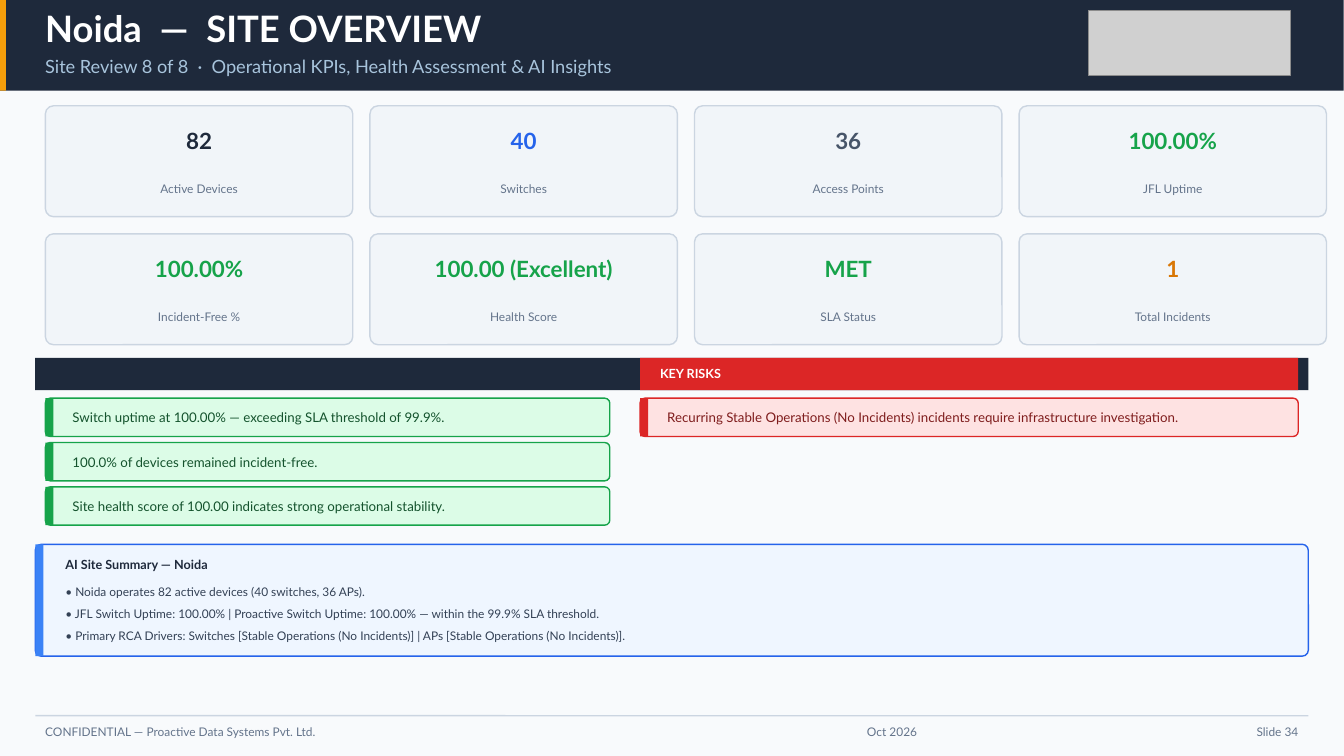
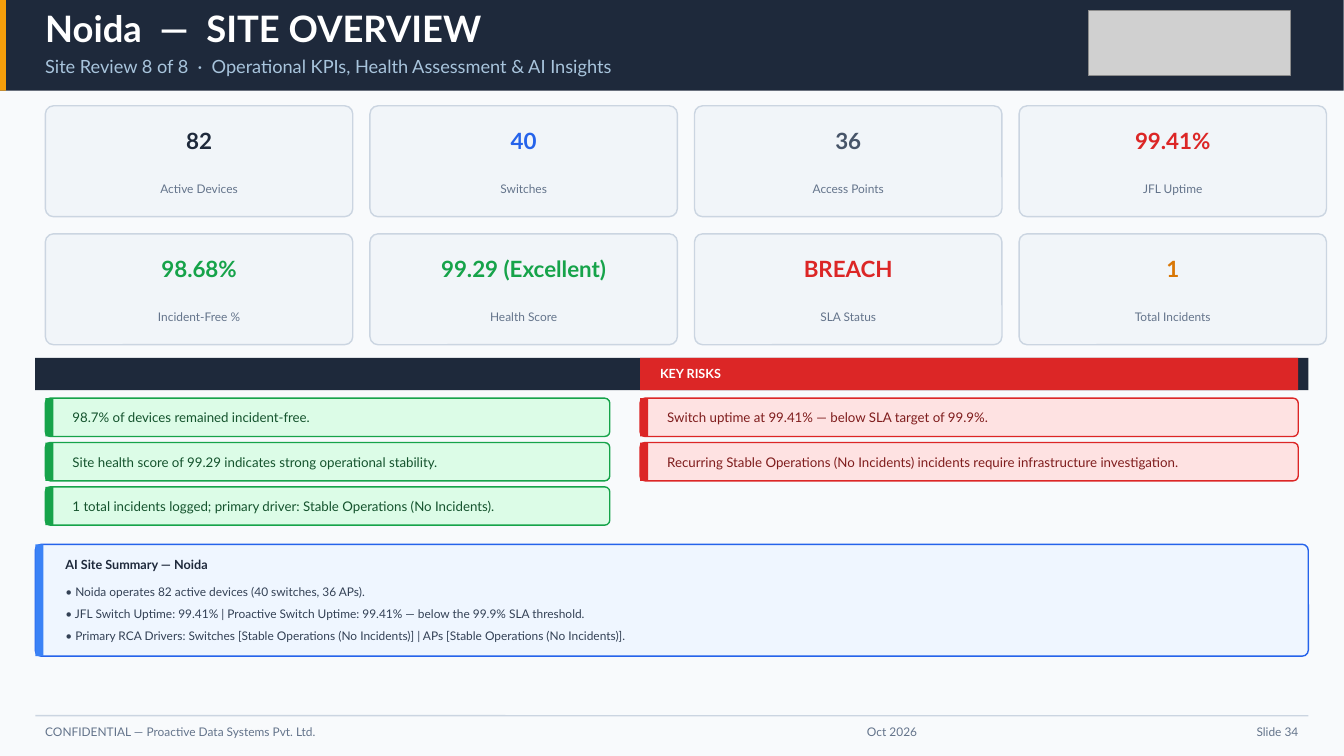
Before and after one commit to chhitij-21/executive-dashboard-qbr, a slide deck: slide 34 of Executive QBR Report - Jubilant Foodworks Ltd (JFL).pptx. Drawn at 1344x756 pixels with LibreOffice and Linux fonts; fonts in the diff are those of the drawing; grey boxes stand for pictures. Boxes give left, top, right and bottom in pixels: in the first picture for what was removed or moved away, otherwise in the second. Text is boxed around its words. In the diff, an @@ line names an element or a change of style, - is before the commit and + after.

Commit message:
fix(ssot): update canonical dataset to August 2026 (1 August 2026 – 31 August 2026) with 86 incidents and 444 devices

```diff
--- a/Executive QBR Report - Jubilant Foodworks Ltd (JFL).pptx
+++ b/Executive QBR Report - Jubilant Foodworks Ltd (JFL).pptx
@@ text at bbox=[1135, 132, 1210, 149]: text changed; text colour #16A34A to #DC2626 @@
-100.00%
+99.41%
@@ text at bbox=[161, 260, 236, 277]: text changed @@
-100.00%
+98.68%
@@ text at bbox=[441, 259, 606, 281]: text changed @@
-100.00 (Excellent)
+99.29 (Excellent)
@@ text at bbox=[804, 260, 893, 277]: text changed; text colour #16A34A to #DC2626 @@
-MET
+BREACH
@@ text at bbox=[72, 412, 310, 422]: text changed @@
-Switch uptime at 100.00% — exceeding SLA threshold of 99.9%.
+98.7% of devices remained incident-free.
@@ text added at bbox=[667, 412, 988, 425], 9.5 pt, text #7F1D1D @@
+Switch uptime at 99.41% — below SLA target of 99.9%.
@@ rounded rectangle added at bbox=[640, 443, 1299, 481], fill #FEE2E2, outline #DC2626 1 pt @@
@@ rectangle added at bbox=[640, 443, 648, 481], fill #DC2626 @@
@@ text "Recurring Stable Operations (No Incidents) ...": place and size @@
-text "Recurring Stable Operations (No Incidents) ..." at bbox=[667, 412, 1179, 425]
+text "Recurring Stable Operations (No Incidents) ..." at bbox=[667, 457, 1179, 470]
@@ text at bbox=[72, 457, 437, 470]: text changed @@
-100.0% of devices remained incident-free.
+Site health score of 99.29 indicates strong operational stability.
@@ text at bbox=[72, 501, 494, 514]: text changed @@
-Site health score of 100.00 indicates strong operational stability.
+1 total incidents logged; primary driver: Stable Operations (No Incidents).
@@ text at bbox=[75, 609, 584, 620]: text changed @@
-• JFL Switch Uptime: 100.00% | Proactive Switch Uptime: 100.00% — within the 99.9% SLA threshold.
+• JFL Switch Uptime: 99.41% | Proactive Switch Uptime: 99.41% — below the 99.9% SLA threshold.
```
Also in this commit, not shown: 35 other slides changed, 4 other files.
